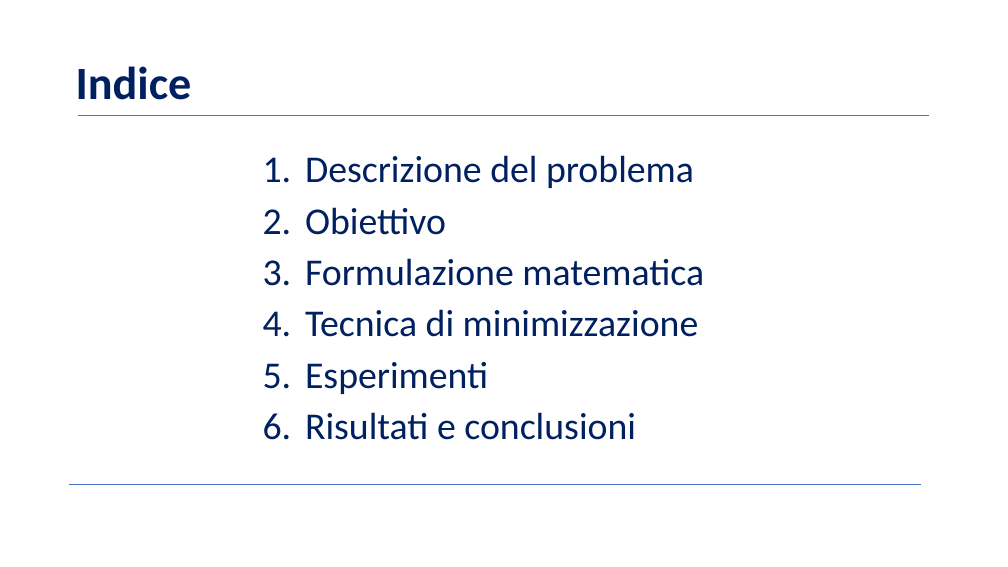
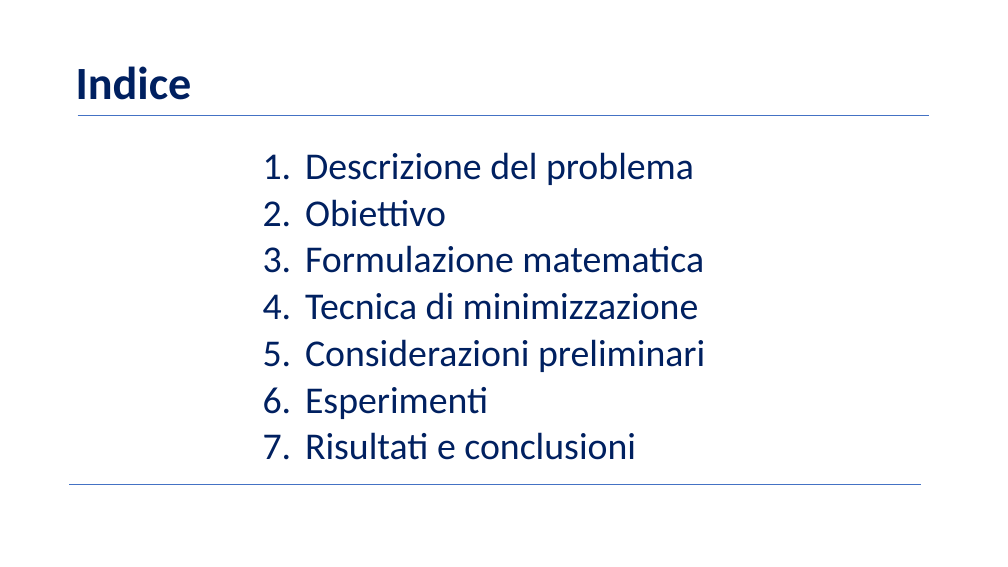
Before and after one commit to BernardoGiordano/NelderMeadMethod, a slide deck: slide 2 of writeup/Slides.pptx. Drawn at 1008x567 pixels with LibreOffice and Linux fonts; fonts in the diff are those of the drawing; background and template pictures are left out. Boxes give left, top, right and bottom in pixels: in the first picture for what was removed or moved away, otherwise in the second. Text is boxed around its words. In the diff, an @@ line names an element or a change of style, - is before the commit and + after.

```diff
--- a/writeup/Slides.pptx
+++ b/writeup/Slides.pptx
@@ text at (305,152,704,460): line spacing 0.9 to 0.8 @@
@@ text at (305,339,705,372): paragraph added @@
+5. Considerazioni preliminari
```
Also in this commit, not shown: 9 other slides changed, 3 slides added.
